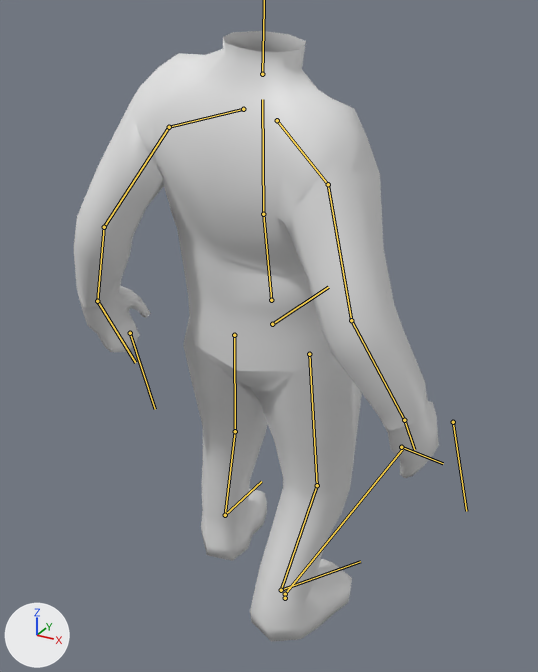
What one commit did to the FBX model Content/Driver/RetargetedAnimations/Export/A_NeutralIdle.fbx.
Before and after are seen from a 50 mm camera at (0.935, -1.817, 1.905) aimed at (-0.047, -0.032, 1.012). Arrows for +X, +Y and +Z are at lower left; the lights stay in place. Both versions are drawn at frame 177 of the action 'root|RefrencePose'; the numbers are the values there. The bones that bend it are drawn over the model as lines.

Names of what the first picture shows: 'body'.
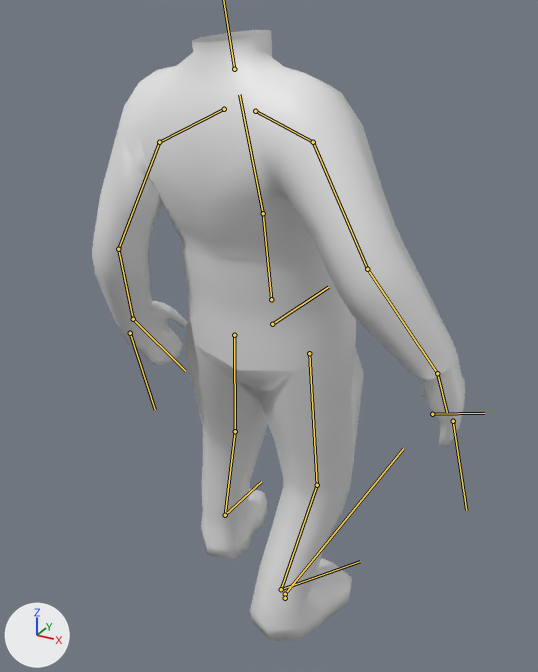
Boxes [x1, y1, x2, y2] around the edits, measured in the pictures (538 x 672 px):
'body', posed: before [74, 31, 439, 642]; after [92, 30, 465, 641]
bone 'spine_3', root to tip: before (263, 214) to (262, 99); after (263, 213) to (239, 94)
bone 'clavicle_r', root to tip: before (277, 120) to (328, 184); after (255, 111) to (313, 142)
bone 'upperarm_r', root to tip: before (328, 184) to (351, 320); after (313, 142) to (367, 269)
bone 'lowerarm_r', root to tip: before (351, 320) to (404, 420); after (367, 269) to (437, 373)
bone 'hand_r', root to tip: before (404, 420) to (414, 449); after (437, 373) to (447, 412)
bone 'clavicle_l', root to tip: before (243, 109) to (169, 127); after (224, 109) to (159, 142)
bone 'upperarm_l', root to tip: before (169, 127) to (104, 227); after (159, 142) to (118, 249)
bone 'lowerarm_l', root to tip: before (104, 227) to (97, 301); after (118, 249) to (133, 319)

The edits, one by one:
Bone 'spine_3' (bone_spine_3) turns from (9, -2, 5) to (-3, -2, 4) degrees about its own x, y and z.
Bone 'clavicle_r' (bone_clavicle_r) turns from (-9, -3, -1) to (2, 0, -2) degrees about its own x, y and z.
Bone 'upperarm_r' (bone_upperarm_r) turns from (12, 27, -13) to (2, -1, -12) degrees about its own x, y and z.
Bone 'lowerarm_r' (bone_lowerarm_r) turns from (-9, 5, 14) to (-2, 6, 15) degrees about its own x, y and z.
Bone 'hand_r' (bone_hand_r) turns from (0, 11, -3) to (-3, 11, -4) degrees about its own x, y and z.
Bone 'clavicle_l' (bone_clavicle_l) turns from (-7, 0, 7) to (-7, -1, 7) degrees about its own x, y and z.
Bone 'upperarm_l' (bone_upperarm_l) turns from (-4, -24, 27) to (-4, -28, 21) degrees about its own x, y and z.
Bone 'lowerarm_l' (bone_lowerarm_l) turns from (-13, -7, -13) to (-14, -4, -15) degrees about its own x, y and z.
